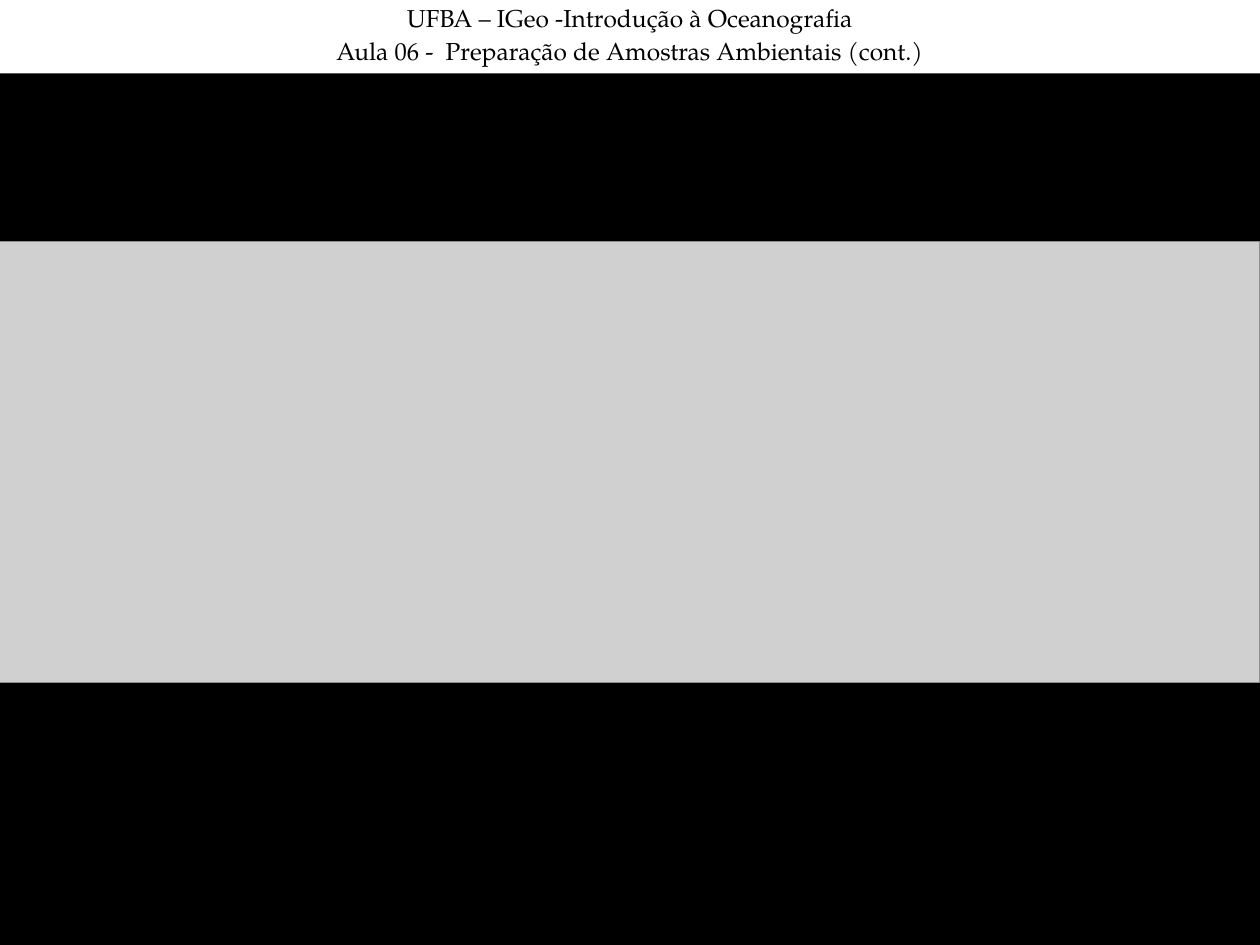
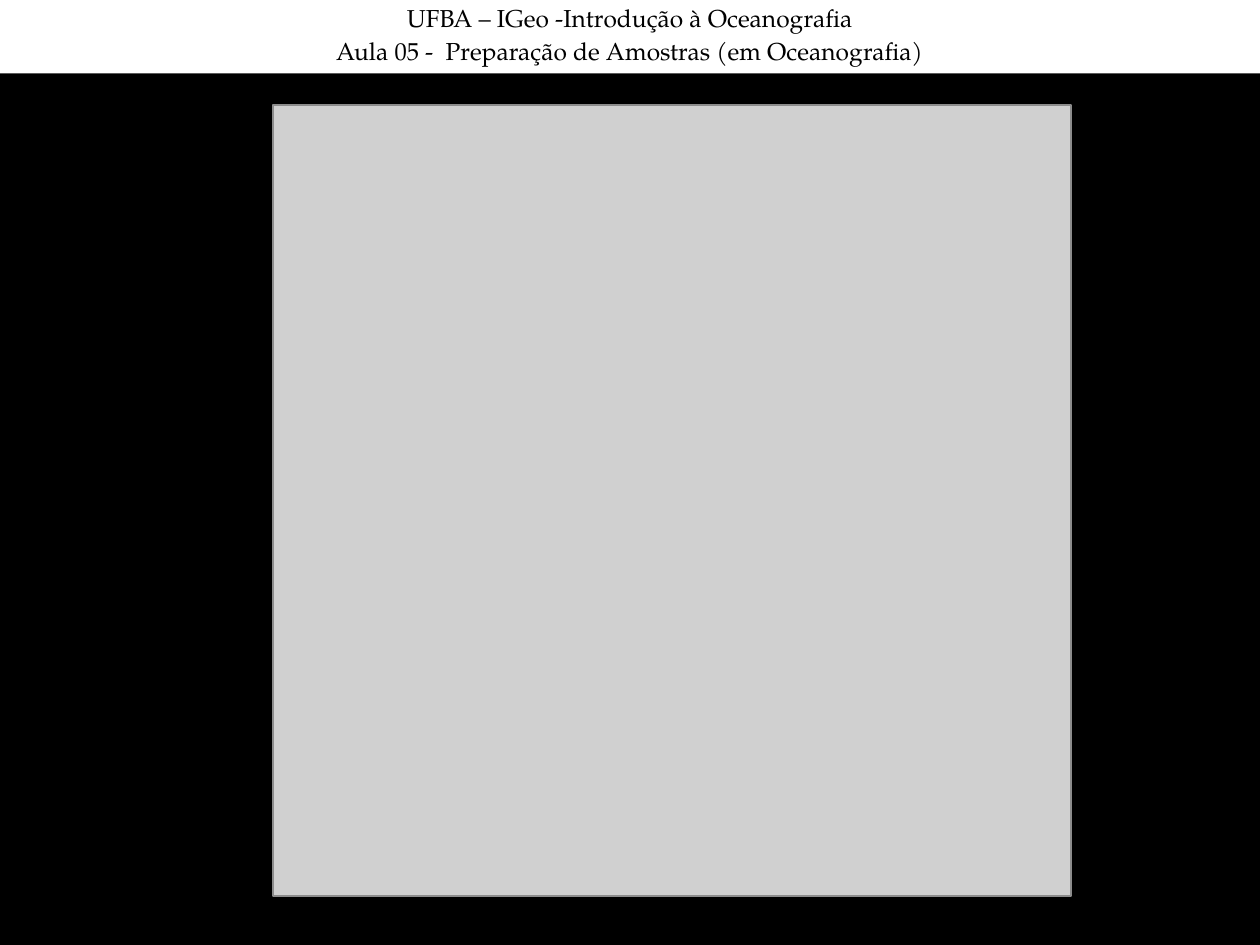
Before and after one commit to juoceano/chemicaloceanography2, a slide deck: slide 19 of classes/OceanoQuimica_Semana06(CC).ppt (slide 22 before the commit). Drawn at 1260x945 pixels with LibreOffice and Linux fonts; fonts in the diff are those of the drawing; grey boxes stand for pictures. Boxes give left, top, right and bottom in pixels: in the first picture for what was removed or moved away, otherwise in the second. Text is boxed around its words. In the diff, an @@ line names an element or a change of style, - is before the commit and + after.

```diff
--- a/classes/OceanoQuimica_Semana06(CC).ppt
+++ b/classes/OceanoQuimica_Semana06(CC).ppt
@@ text in rectangle at [336,42,923,67]: text changed @@
-Aula 06 - Preparação de Amostras Ambientais (cont.)
+Aula 05 - Preparação de Amostras (em Oceanografia)
@@ picture: place and size @@
-picture at [0,242,1260,683]
+picture at [273,105,1071,896]
```
Also in this commit, not shown: 4 other slides changed, 15 slides added, 57 slides removed, 3 other files.
